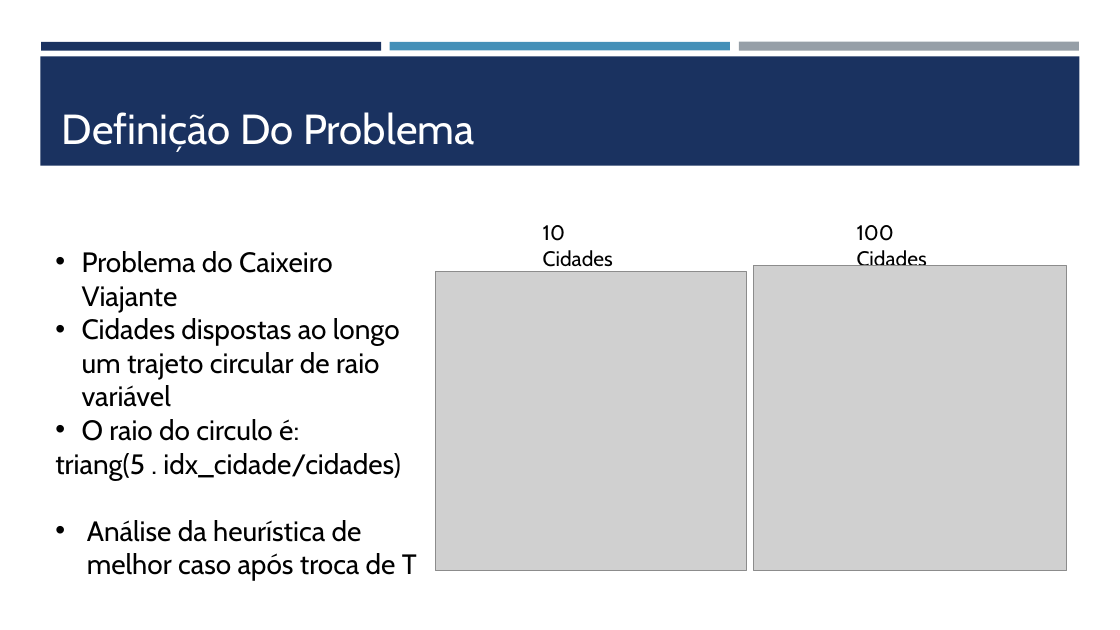
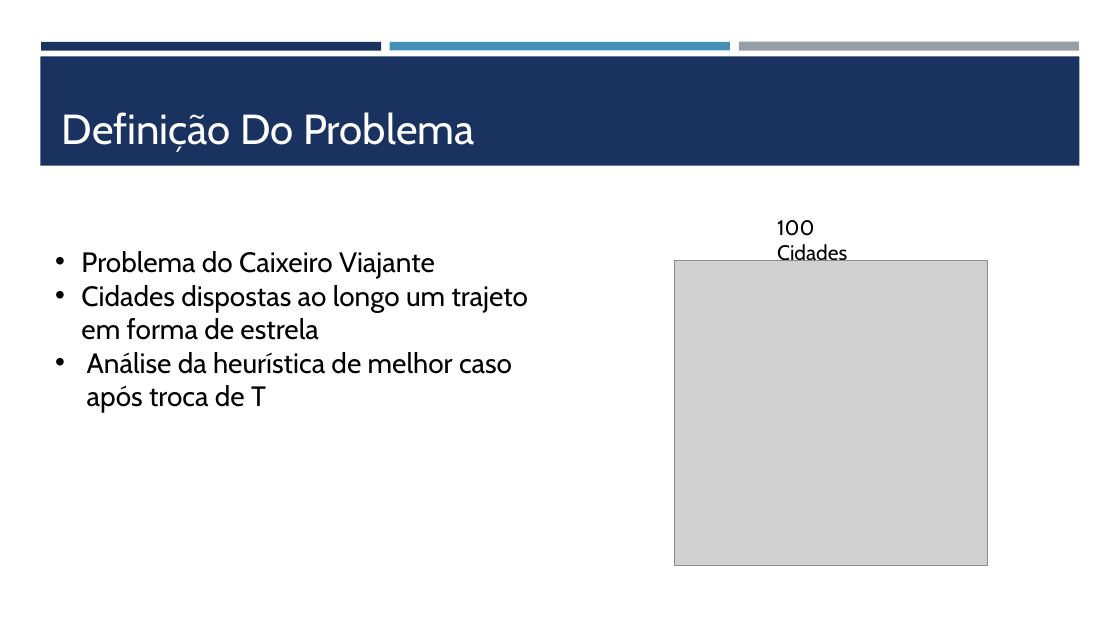
Before and after one commit to VRavaglia/Otimizacao-Natural, a slide deck: slide 2 of Trabalhos/Definição Do Problema.pptx (slide 1 before the commit). Drawn at 1120x630 pixels with LibreOffice and Linux fonts; fonts in the diff are those of the drawing; grey boxes stand for pictures. Boxes give left, top, right and bottom in pixels: in the first picture for what was removed or moved away, otherwise in the second. Text is boxed around its words. In the diff, an @@ line names an element or a change of style, - is before the commit and + after.

```diff
--- a/Trabalhos/Definição Do Problema.pptx
+++ b/Trabalhos/Definição Do Problema.pptx
@@ text removed at [543,225,613,272] @@
-10 Cidades
@@ text "100 Cidades": place and size @@
-text "100 Cidades" at [857,225,927,266]
+text "100 Cidades" at [777,220,847,261]
@@ picture: place and size @@
-picture at [754,266,1067,571]
+picture at [674,260,987,565]
@@ text at [81,285,529,340]: text changed @@
-• Cidades dispostas ao longo um trajeto circular de raio variável
-• O raio do circulo é:
-triang(5 . idx_cidade/cidades)
+• Cidades dispostas ao longo um trajeto em forma de estrela
@@ picture removed at [435,271,746,571] @@
```
Also in this commit, not shown: 1 other slide changed, 4 slides added, 1 slide removed, 25 other files.
